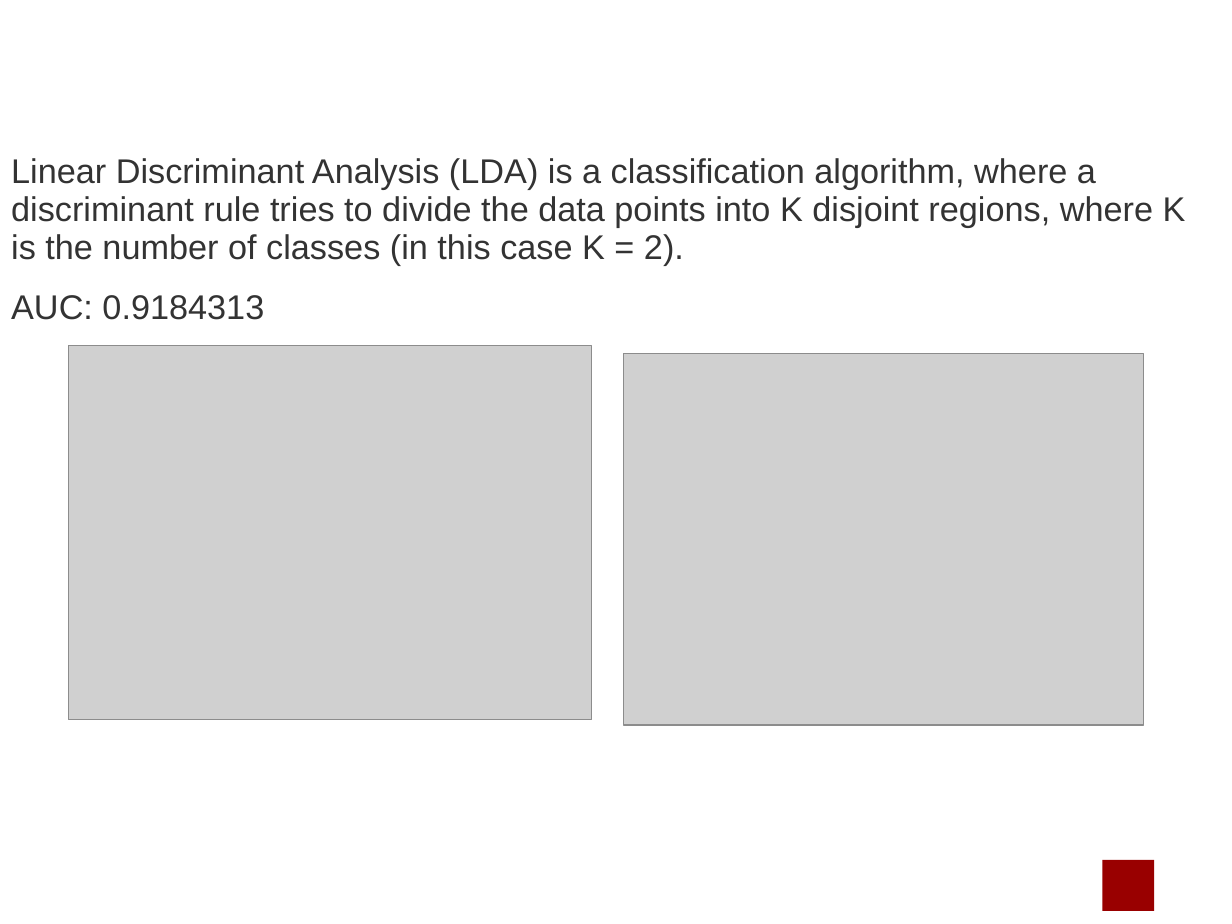
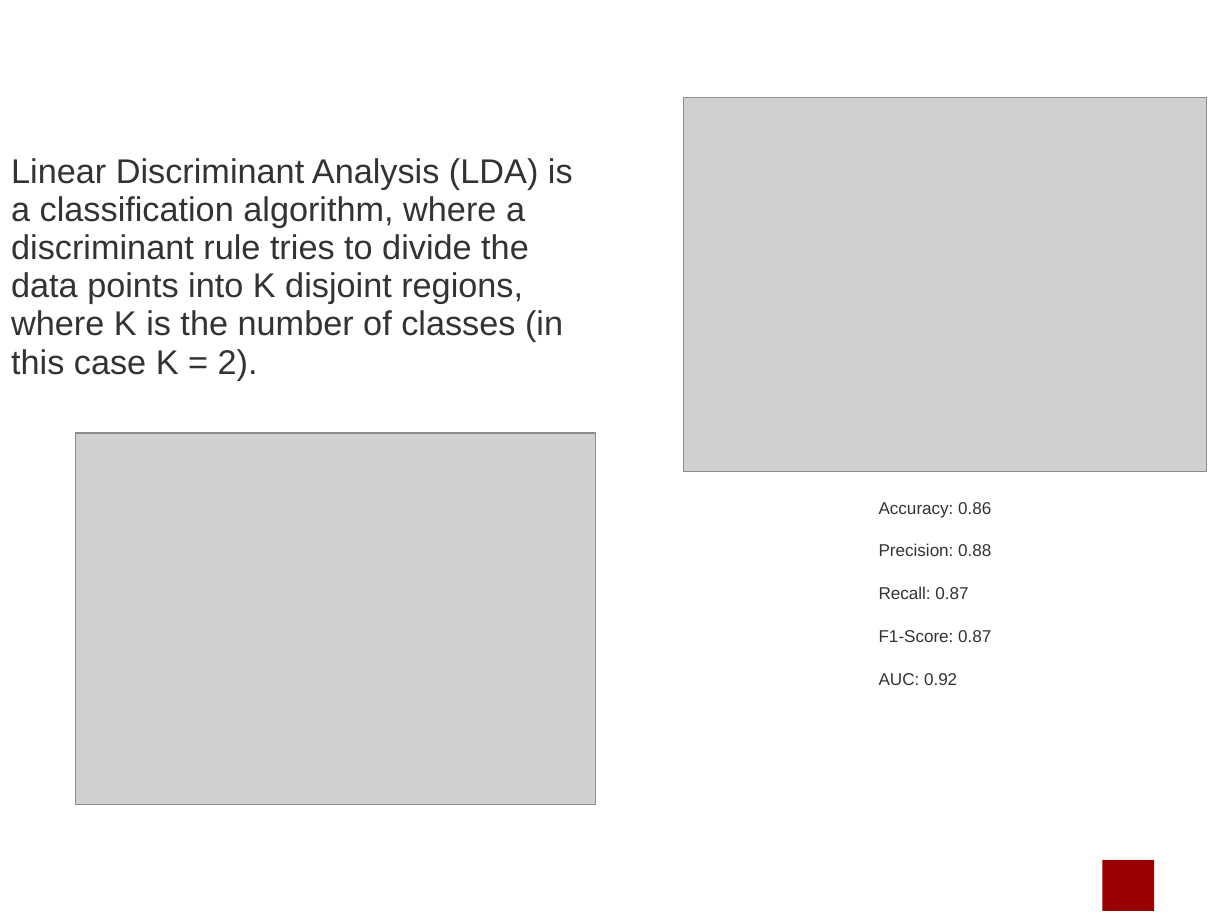
Before and after one commit to marcouderzo/CoronaryHeartDisease-Prediction, a slide deck: slide 8 of slides.pptx. Drawn at 1232x924 pixels with LibreOffice and Linux fonts; fonts in the diff are those of the drawing; grey boxes stand for pictures; background and template pictures are left out. Boxes give left, top, right and bottom in pixels: in the first picture for what was removed or moved away, otherwise in the second. Text is boxed around its words. In the diff, an @@ line names an element or a change of style, - is before the commit and + after.

Commit message:
updated slides in LDA/QDA

```diff
--- a/slides.pptx
+++ b/slides.pptx
@@ picture moved from (x1=69, y1=346, x2=593, y2=719) to (x1=684, y1=97, x2=1207, y2=471) @@
@@ text at (x1=11, y1=295, x2=264, y2=320): paragraph removed @@
-AUC: 0.9184313
@@ picture moved from (x1=623, y1=354, x2=1143, y2=726) to (x1=75, y1=434, x2=595, y2=806) @@
@@ text added at (x1=879, y1=502, x2=991, y2=685), 10 pt, text #333333 @@
+  Accuracy: 0.86
+  Precision: 0.88
+  Recall: 0.87
+  F1-Score: 0.87
+  AUC: 0.92
```
Also in this commit, not shown: 3 other slides changed, 2 other files.
